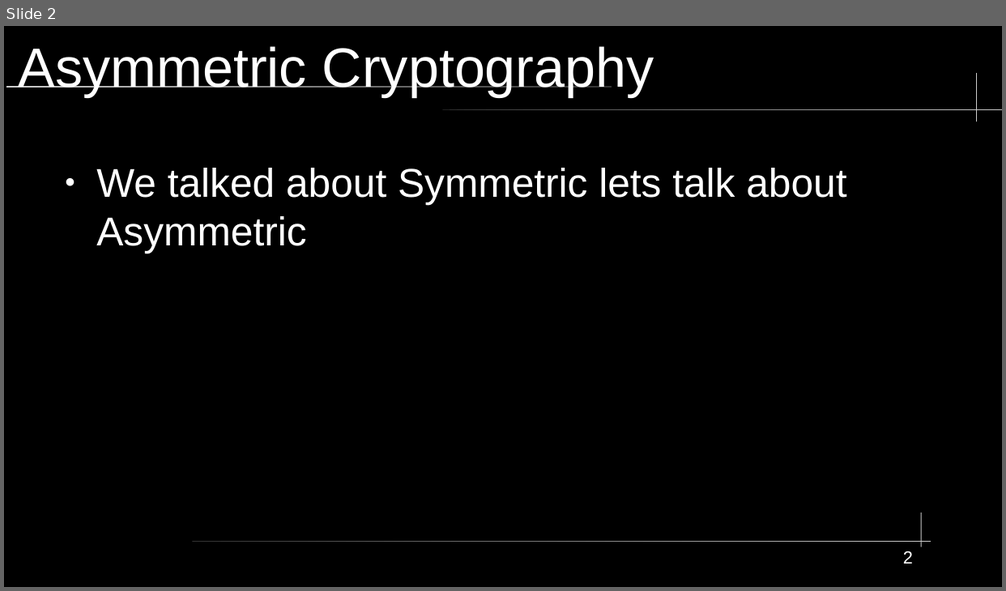
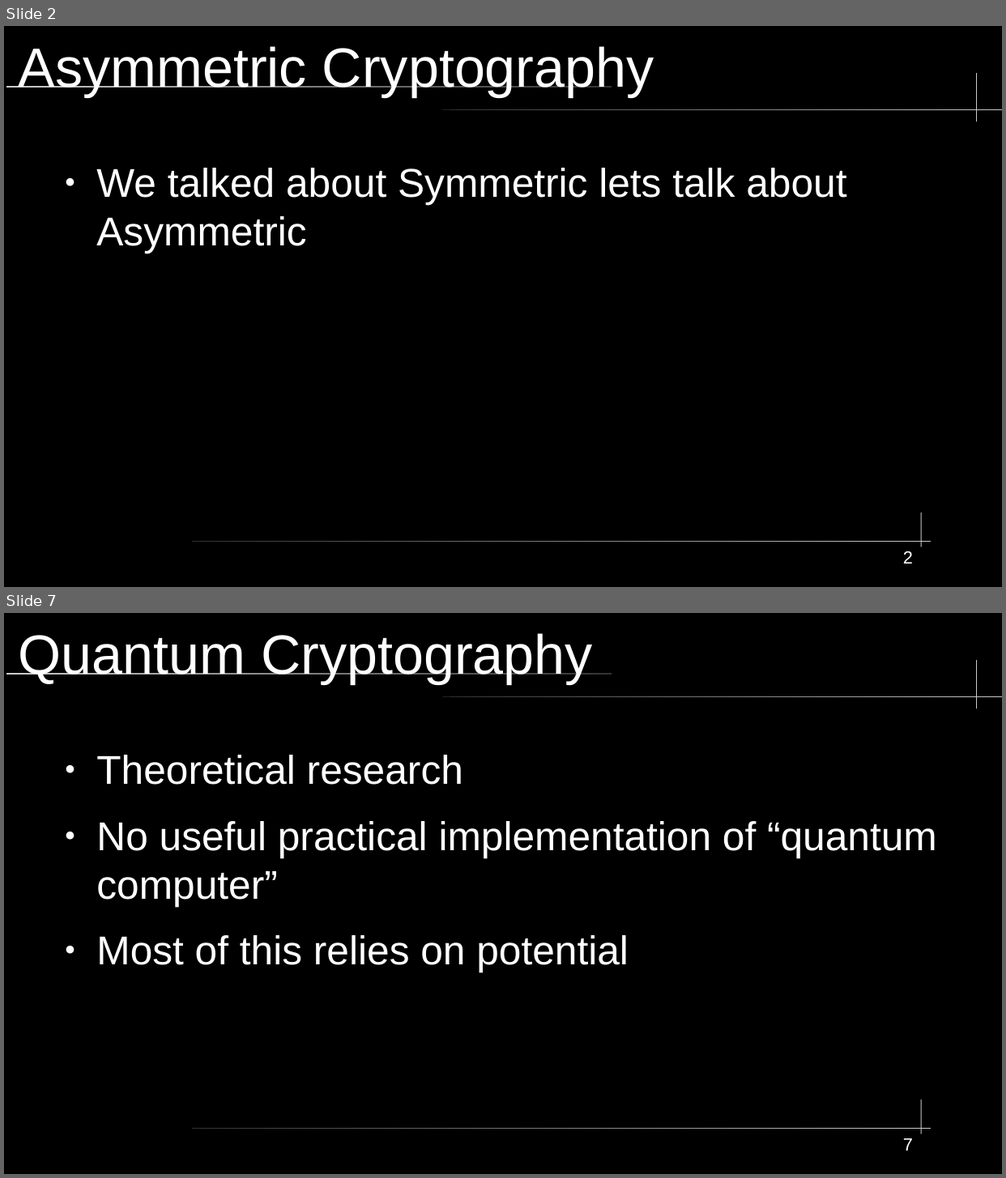
Before and after one commit to City-Colleges-of-Chicago-Cybersecurity/COMPSFI-214, a slide deck: 2026/Spring/powerpoints/Chapter-07-PKI-and-Cryptographic-Applications.odp. Shown one above the other, each under a label of ours: slide 2 before the commit, slides 2 and 7 after it; the slides between them are not shown. The pictures are 1006x591 and 1006x1178 pixels, drawn with LibreOffice and Linux fonts; fonts in the diff are those of the drawing. Boxes give left, top, right and bottom in pixels: in the first picture for what was removed or moved away, otherwise in the second. Text is boxed around its words. In the diff, an @@ line names an element or a change of style, - is before the commit and + after.

```diff
--- a/2026/Spring/powerpoints/Chapter-07-PKI-and-Cryptographic-Applications.odp
+++ b/2026/Spring/powerpoints/Chapter-07-PKI-and-Cryptographic-Applications.odp
@@ slide 7 added at [4,613,1002,1174], background #000000; not listed: 5 template elements that a slide beside it also shows @@
@@ title added at [19,633,593,684], 44 pt, text #FFFFFF @@
+Quantum Cryptography
@@ text added at [96,755,937,973], 32 pt, text #FFFFFF @@
+● Theoretical research
+● No useful practical implementation of “quantum computer”
+● Most of this relies on potential
@@ page number added at [903,1139,913,1151], 14 pt, text #FFFFFF @@
+7
```
Also in this commit, not shown: 1 slide changed, 24 other slides added, 8 other files.
